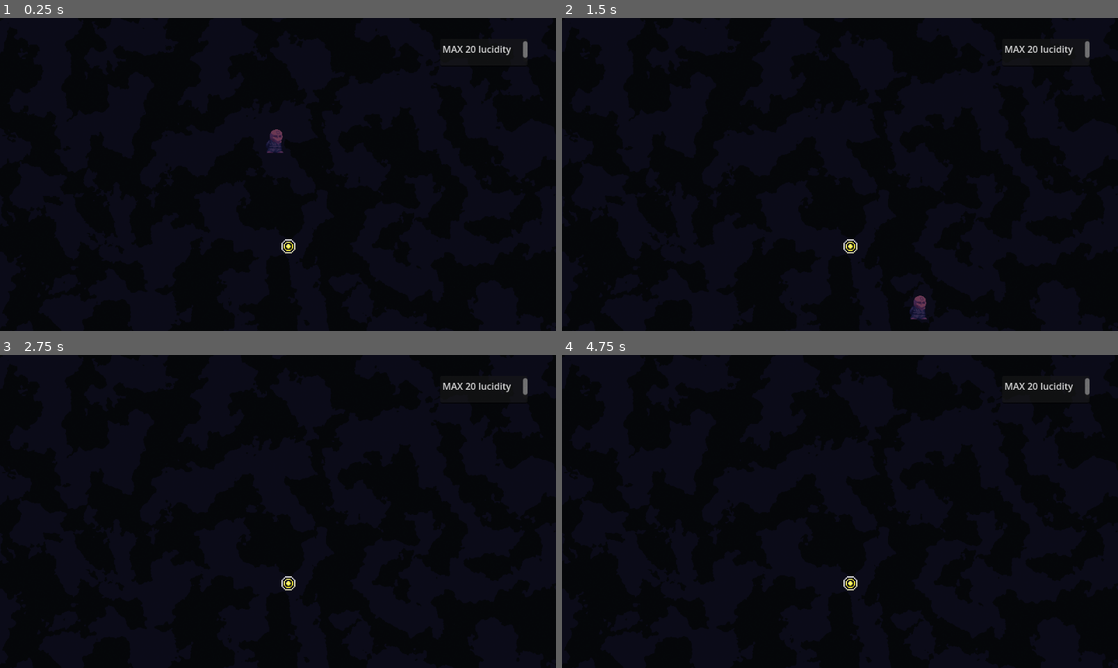
Above: before the commit, frames 1-4 (two rows, left to right).
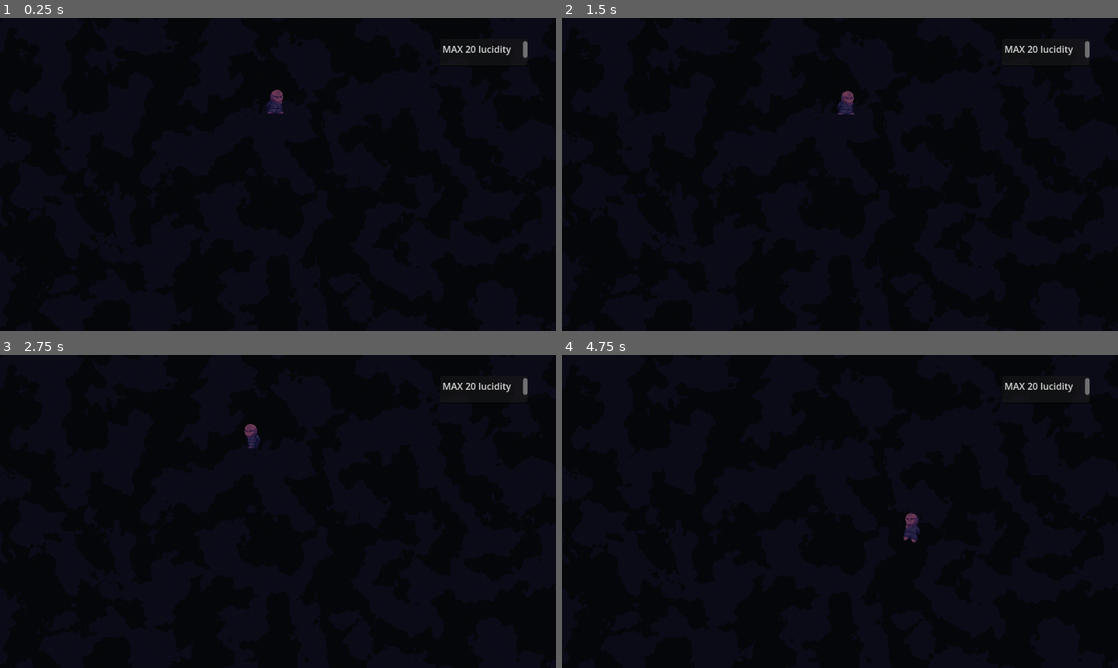
Above: after the commit, the same moments.

Repository: ManechLepage/PlatformerJam
Game: Godot game, scene res://Scenes/main.tscn
Two runs of this game, one before a commit and one after it. Both use one fixed random seed, a clock stepped at 60 frames per second and the inputs below.
Inputs:
- Up to frame 1 (0.25 s): no input
- Up to frame 2 (1.5 s): hold Right (Right) from 0.53 s (still down); tap X (Interact) at 0.6 s; tap W (Jump) at 0.77 s; tap Z (Meditate) at 1.35 s
- Up to frame 3 (2.75 s): tap W (Jump) at 1.52 s; tap Enter at 2 s; release Right (Right) at 2.03 s; hold Left (Left) from 2.03 s (still down); tap X (Interact) at 2.1 s
- Up to frame 4 (4.75 s): release Left (Left) at 2.78 s; hold Right (Right) 2.78-4.28 s; tap Z (Meditate) at 2.85, 4.35 s; tap W (Jump) at 3.02, 3.77, 4.52 s; tap X (Interact) at 3.6 s; hold Left (Left) from 4.28 s (still down)

The runs differ from the first frame. In frame 1, 0.4% of the frame differs, in the area x 47-54%, y 22-76%; in frame 2, 0.4%, in the area x 49-66%, y 23-97%; in frame 3, 0.2%; in frame 4, 0.3%.

Commit message:
meditate power change

Diff:
--- a/platformer-jam/Scenes/Player/player.tscn
+++ b/platformer-jam/Scenes/Player/player.tscn
@@ -230,14 +230,14 @@
 
 [node name="MeditateIdle" type="Node" parent="StateMachine" unique_id=838991202 node_paths=PackedStringArray("idle", "fall", "meditate_running")]
 script = ExtResource("7_0u5uq")
-meditation_power = 2.0
+meditation_power = 4.0
 idle = NodePath("../Idle")
 fall = NodePath("../Fall")
 meditate_running = NodePath("../MeditateRunning")
 
 [node name="MeditateRunning" type="Node" parent="StateMachine" unique_id=651461945 node_paths=PackedStringArray("idle", "run", "fall", "meditate_idle", "jump")]
 script = ExtResource("8_jlvik")
-meditation_power = 0.04
+meditation_power = 2.0
 idle = NodePath("../Idle")
 run = NodePath("../Running")
 fall = NodePath("../Fall")
--- a/platformer-jam/Scenes/Rooms/Tutorial/tutorial_1.tscn
+++ b/platformer-jam/Scenes/Rooms/Tutorial/tutorial_1.tscn
@@ -2,7 +2,6 @@
 
 [ext_resource type="PackedScene" uid="uid://dmosabcgkit6v" path="res://Scenes/Rooms/room.tscn" id="1_etpyt"]
 [ext_resource type="Script" uid="uid://cgxit30qlrl5e" path="res://Scripts/Objects/Global_animations.gd" id="5_rwxj0"]
-[ext_resource type="PackedScene" uid="uid://d08qp6wyfg55j" path="res://Scenes/yellow_ball.tscn" id="5_xq6d4"]
 [ext_resource type="PackedScene" uid="uid://dtfcbf6moyu2w" path="res://Scenes/Objects/platform.tscn" id="6_xq6d4"]
 
 [sub_resource type="Animation" id="Animation_q44wt"]
@@ -10,14 +9,26 @@
 tracks/0/type = "value"
 tracks/0/imported = false
 tracks/0/enabled = true
-tracks/0/path = NodePath("Offset/Obstacles/Triangle:rotation")
+tracks/0/path = NodePath("Offset/Obstacles/Door:position")
 tracks/0/interp = 1
 tracks/0/loop_wrap = true
 tracks/0/keys = {
 "times": PackedFloat32Array(0),
 "transitions": PackedFloat32Array(1),
 "update": 0,
-"values": [0.0]
+"values": [Vector2(58, -21)]
+}
+tracks/1/type = "value"
+tracks/1/imported = false
+tracks/1/enabled = true
+tracks/1/path = NodePath("Offset/Obstacles/Platform:position")
+tracks/1/interp = 1
+tracks/1/loop_wrap = true
+tracks/1/keys = {
+"times": PackedFloat32Array(0),
+"transitions": PackedFloat32Array(1),
+"update": 0,
+"values": [Vector2(107, 101)]
 }
 
 [sub_resource type="Animation" id="Animation_etpyt"]
@@ -26,14 +37,26 @@
 tracks/0/type = "value"
 tracks/0/imported = false
 tracks/0/enabled = true
-tracks/0/path = NodePath("Offset/Obstacles/Triangle:rotation")
+tracks/0/path = NodePath("Offset/Obstacles/Door:position")
 tracks/0/interp = 1
 tracks/0/loop_wrap = true
 tracks/0/keys = {
-"times": PackedFloat32Array(0, 0.050047588),
+"times": PackedFloat32Array(0, 0.1),
 "transitions": PackedFloat32Array(1, 1),
 "update": 0,
-"values": [0.0, -0.4712389]
+"values": [Vector2(-24, 24), Vector2(-16, -176.00002)]
+}
+tracks/1/type = "value"
+tracks/1/imported = false
+tracks/1/enabled = true
+tracks/1/path = NodePath("Offset/Obstacles/Platform:position")
+tracks/1/interp = 1
+tracks/1/loop_wrap = true
+tracks/1/keys = {
+"times": PackedFloat32Array(0, 0.15),
+"transitions": PackedFloat32Array(1, 1),
+"update": 0,
+"values": [Vector2(107, 101), Vector2(107, -25)]
 }
 
 [sub_resource type="AnimationLibrary" id="AnimationLibrary_xq6d4"]
@@ -55,70 +78,47 @@
 noise = SubResource("FastNoiseLite_653nx")
 color_ramp = SubResource("Gradient_5r2ab")
 
-[sub_resource type="CircleShape2D" id="CircleShape2D_g4v7s"]
-
-[sub_resource type="ConvexPolygonShape2D" id="ConvexPolygonShape2D_0jmdx"]
-points = PackedVector2Array(-46, -56, 64, -2, -42, 68)
-
 [node name="Tutorial_1" unique_id=197990627 instance=ExtResource("1_etpyt")]
 
 [node name="AnimationPlayer" type="AnimationPlayer" parent="." index="0" unique_id=663951011]
+reset_on_save = false
 libraries/ = SubResource("AnimationLibrary_xq6d4")
+speed_scale = 0.0
 script = ExtResource("5_rwxj0")
 
 [node name="Sprite2D" type="Sprite2D" parent="Offset/Background/Parallax2D" parent_id_path=PackedInt32Array(739467125) index="0" unique_id=237255790]
 texture = SubResource("NoiseTexture2D_rwxj0")
 
-[node name="Yellowball" parent="Offset/Obstacles" parent_id_path=PackedInt32Array(457880380) index="0" unique_id=1760792903 instance=ExtResource("5_xq6d4")]
-position = Vector2(18, 124)
-
-[node name="Left_wall" parent="Offset/Obstacles" parent_id_path=PackedInt32Array(457880380) index="1" unique_id=2119178859 instance=ExtResource("6_xq6d4")]
-position = Vector2(-488.25, 77)
+[node name="Left_wall" parent="Offset/Obstacles" parent_id_path=PackedInt32Array(457880380) index="0" unique_id=2119178859 instance=ExtResource("6_xq6d4")]
+position = Vector2(-277, 48.999973)
 rotation = -0.17453292
 scale = Vector2(4.76, 17.665)
 
-[node name="Left_floor" parent="Offset/Obstacles" parent_id_path=PackedInt32Array(457880380) index="2" unique_id=928395927 instance=ExtResource("6_xq6d4")]
-position = Vector2(-327.00003, 249.00003)
+[node name="Left_wall2" parent="Offset/Obstacles" parent_id_path=PackedInt32Array(457880380) index="1" unique_id=1649337812 instance=ExtResource("6_xq6d4")]
+position = Vector2(258.99997, -63.999996)
+rotation = -0.057595864
+scale = Vector2(4.76, 17.665)
+
+[node name="Door" parent="Offset/Obstacles" parent_id_path=PackedInt32Array(457880380) index="2" unique_id=1123764671 instance=ExtResource("6_xq6d4")]
+position = Vector2(-24, 24)
+rotation = 0.05235988
+scale = Vector2(3.28, 7.435)
+
+[node name="Floor" parent="Offset/Obstacles" parent_id_path=PackedInt32Array(457880380) index="3" unique_id=928395927 instance=ExtResource("6_xq6d4")]
+position = Vector2(-137.00003, 119.000015)
+scale = Vector2(14.87, 3.015)
+
+[node name="Floor_right" parent="Offset/Obstacles" parent_id_path=PackedInt32Array(457880380) index="4" unique_id=1506923564 instance=ExtResource("6_xq6d4")]
+position = Vector2(115.99997, 109.00001)
+rotation = -0.08726646
+scale = Vector2(14.87, 3.015)
+
+[node name="Ceiling" parent="Offset/Obstacles" parent_id_path=PackedInt32Array(457880380) index="5" unique_id=728658692 instance=ExtResource("6_xq6d4")]
+position = Vector2(-130.00003, -86)
 rotation = 0.08726646
 scale = Vector2(14.87, 3.015)
 
-[node name="Obstalcle_sq" parent="Offset/Obstacles" parent_id_path=PackedInt32Array(457880380) index="3" unique_id=802451270 instance=ExtResource("6_xq6d4")]
-position = Vector2(-142, 211)
-rotation = 0.17453292
-scale = Vector2(5, 5)
-
-[node name="Middle_floor" parent="Offset/Obstacles" parent_id_path=PackedInt32Array(457880380) index="4" unique_id=439069973 instance=ExtResource("6_xq6d4")]
-position = Vector2(-19.000002, 264.99997)
-rotation = -0.07853982
-scale = Vector2(12.975, 2.215)
-
-[node name="Ceiling" parent="Offset/Obstacles" parent_id_path=PackedInt32Array(457880380) index="5" unique_id=814516246 instance=ExtResource("6_xq6d4")]
-position = Vector2(-241, -218)
-scale = Vector2(12.54, 12.54)
-
-[node name="CollisionShape2D" parent="Offset/Obstacles/Ceiling" index="0" unique_id=1349571073]
-shape = SubResource("CircleShape2D_g4v7s")
-
-[node name="Obstacle_cir" parent="Offset/Obstacles" parent_id_path=PackedInt32Array(457880380) index="6" unique_id=1121797488 instance=ExtResource("6_xq6d4")]
-position = Vector2(87.99997, 100)
-scale = Vector2(5.205, 5.205)
-
-[node name="CollisionShape2D" parent="Offset/Obstacles/Obstacle_cir" index="0" unique_id=1349571073]
-shape = SubResource("CircleShape2D_g4v7s")
-
-[node name="Triangle" parent="Offset/Obstacles" parent_id_path=PackedInt32Array(457880380) index="7" unique_id=1981833060 instance=ExtResource("6_xq6d4")]
-position = Vector2(199, -19)
-
-[node name="CollisionShape2D" parent="Offset/Obstacles/Triangle" index="0" unique_id=1349571073]
-position = Vector2(0, -1)
-shape = SubResource("ConvexPolygonShape2D_0jmdx")
-
-[node name="Exit_platform" parent="Offset/Obstacles" parent_id_path=PackedInt32Array(457880380) index="8" unique_id=109406638 instance=ExtResource("6_xq6d4")]
-position = Vector2(645, 97)
-rotation = -0.054105207
-scale = Vector2(13.32, 1.325)
-
-[node name="TextEdit" type="TextEdit" parent="Offset/Obstacles" parent_id_path=PackedInt32Array(457880380) index="9" unique_id=949010719]
+[node name="TextEdit" type="TextEdit" parent="Offset/Obstacles" parent_id_path=PackedInt32Array(457880380) index="6" unique_id=949010719]
 offset_left = 280.0
 offset_top = -234.0
 offset_right = 431.0
@@ -126,6 +126,7 @@
 text = "MAX 20 lucidity
 "
 
-[editable path="Offset/Obstacles/Ceiling"]
-[editable path="Offset/Obstacles/Obstacle_cir"]
-[editable path="Offset/Obstacles/Triangle"]
+[node name="Platform" parent="Offset/Obstacles" parent_id_path=PackedInt32Array(457880380) index="7" unique_id=506611079 instance=ExtResource("6_xq6d4")]
+position = Vector2(107, 101)
+rotation = 0.05235988
+scale = Vector2(3, 3)
--- a/platformer-jam/Scripts/Objects/Global_animations.gd
+++ b/platformer-jam/Scripts/Objects/Global_animations.gd
@@ -2,6 +2,7 @@
 
 func _ready() -> void:
 	Game.event_manager.lucidity_changed.connect(set_animation)
+	play("lucidity")
 
 func set_animation(lucidity):
-	self.seek(lucidity/100, true)
+	seek(lucidity/100, true)
--- a/platformer-jam/Scripts/Player/StateMachine/meditate.gd
+++ b/platformer-jam/Scripts/Player/StateMachine/meditate.gd
@@ -25,7 +25,7 @@
 	return null
 
 func process_physics(delta):
-	Game.event_manager.change_lucidity(meditation_power)
+	Game.event_manager.change_lucidity(meditation_power*delta)
 
 	parent.velocity.x = move_toward(parent.velocity.x, 0, friction * delta)
 
--- a/platformer-jam/Scripts/Player/StateMachine/meditate_running.gd
+++ b/platformer-jam/Scripts/Player/StateMachine/meditate_running.gd
@@ -26,7 +26,7 @@
 		return jump
 
 func process_physics(delta):
-	Game.event_manager.change_lucidity(meditation_power)
+	Game.event_manager.change_lucidity(meditation_power*delta)
 	var direction = Input.get_axis("Left", "Right")
 
 	flip_character(direction)
